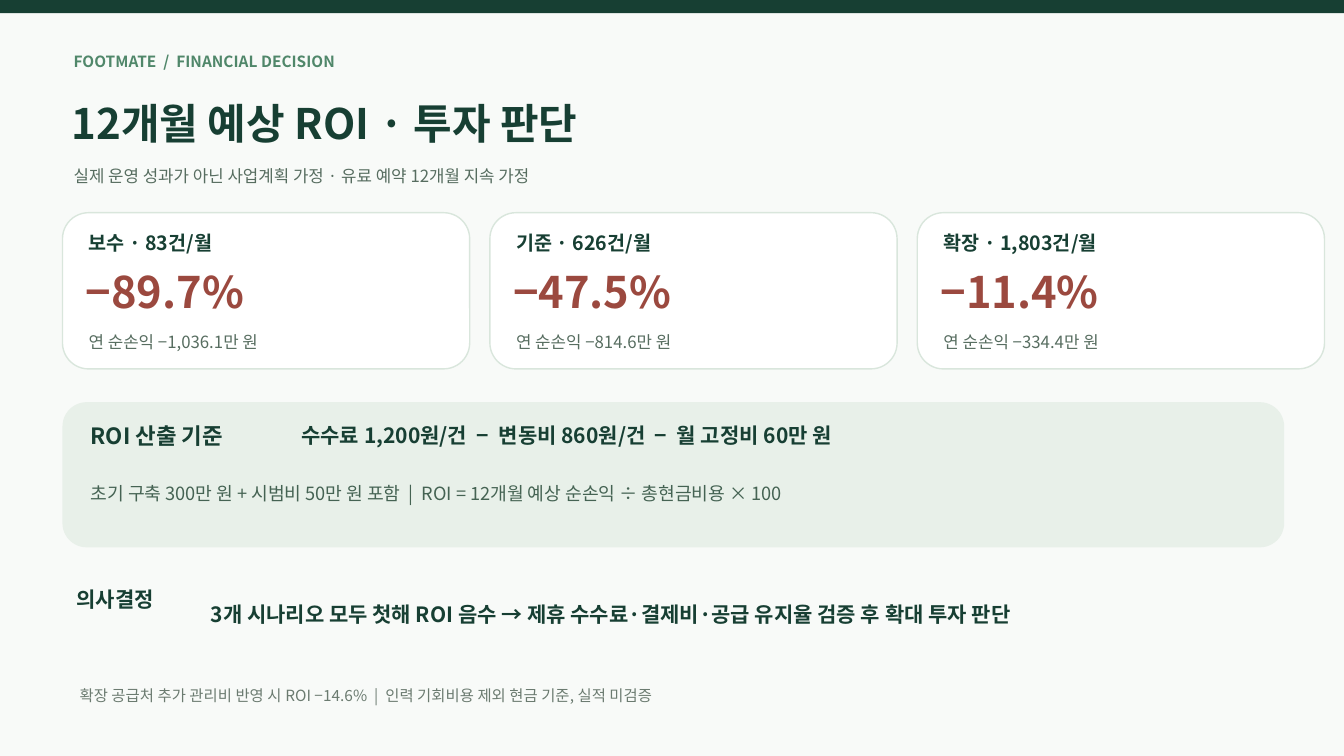
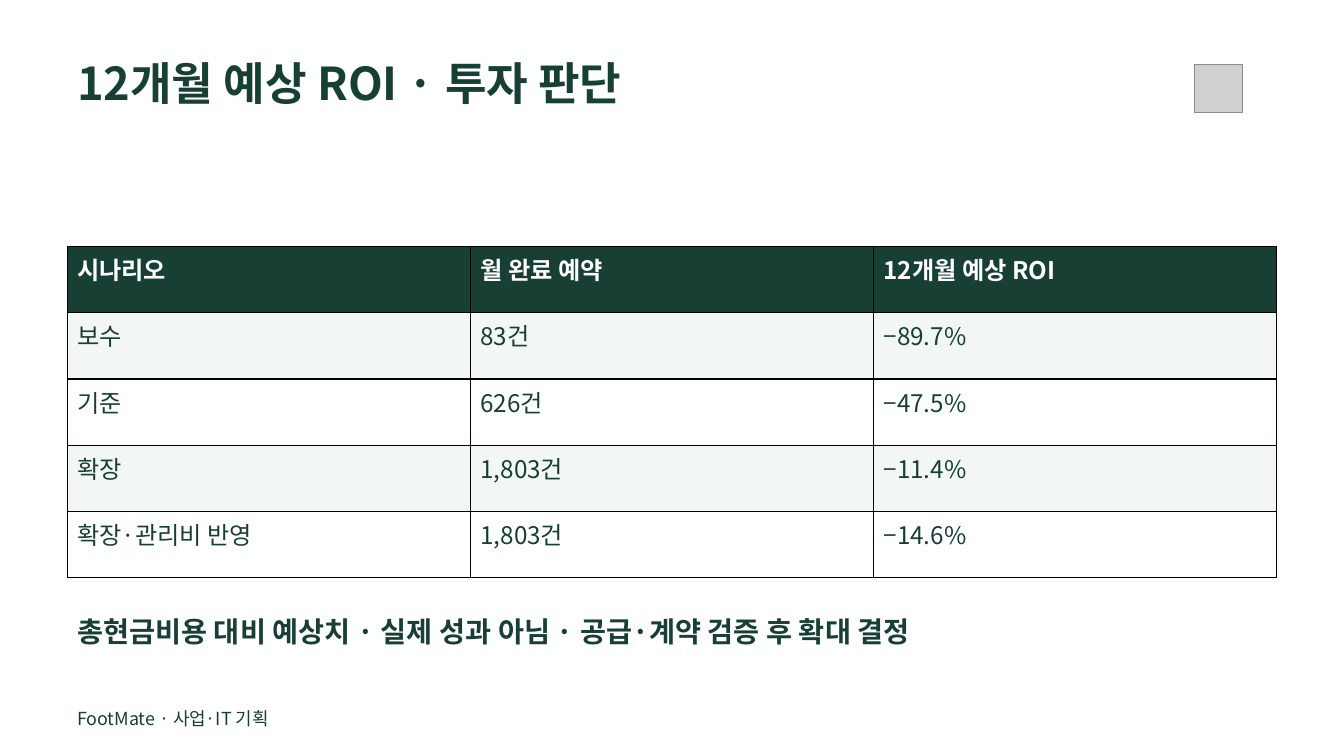
Before and after one commit to dohyunkimmm/footmate, a slide deck: slide 10 of src/case-study/downloads/footmate_report.pptx. Drawn at 1344x756 pixels with LibreOffice and Linux fonts; fonts in the diff are those of the drawing; grey boxes stand for pictures. Boxes give left, top, right and bottom in pixels: in the first picture for what was removed or moved away, otherwise in the second. Text is boxed around its words. In the diff, an @@ line names an element or a change of style, - is before the commit and + after.

Commit message:
Unify FootMate presentation typography with Pretendard and Tossface
* Inspect source PPT design before matching ROI slide

* Inspect original PPT table row and cell styling

* Prepare branded deck styling and synchronized browser previews

* Match PPT typography and ROI layout to originals with Tossface icon and all previews

* Render Tossface using embedded bitmap font strike sizes

* Use Pretendard across slides and Tossface emoji on ROI slide

* Remove one-time presentation styling utility and workflow

* Remove one-time presentation styling utility and workflow

---------

```diff
--- a/src/case-study/downloads/footmate_report.pptx
+++ b/src/case-study/downloads/footmate_report.pptx
@@ rectangle removed at bbox=[0, 0, 1344, 756] @@
@@ rectangle removed at bbox=[0, 0, 1344, 13] @@
@@ text "12개월 예상 ROI · 투자 ...": place and size @@
-text "12개월 예상 ROI · 투자 ..." at bbox=[72, 103, 577, 143]
+text "12개월 예상 ROI · 투자 ..." at bbox=[77, 62, 621, 104]
@@ text "12개월 예상 ROI · 투자 ..." at bbox=[77, 62, 621, 104]: size 30 to 32.2 pt; vertical alignment middle to top @@
@@ text removed at bbox=[74, 55, 335, 67] @@
-FOOTMATE / FINANCIAL DECISION
@@ picture added at bbox=[1195, 65, 1243, 113] @@
@@ text removed at bbox=[74, 168, 529, 184] @@
-실제 운영 성과가 아닌 사업계획 가정 · 유료 예약 12개월 지속 가정
@@ rounded rectangle removed at bbox=[63, 213, 470, 369] @@
@@ text removed at bbox=[89, 233, 212, 254] @@
-보수 · 83건/월
@@ rounded rectangle removed at bbox=[490, 213, 897, 369] @@
@@ text removed at bbox=[516, 233, 652, 254] @@
-기준 · 626건/월
@@ rounded rectangle removed at bbox=[918, 213, 1325, 369] @@
@@ text removed at bbox=[943, 233, 1097, 254] @@
-확장 · 1,803건/월
@@ table added at bbox=[68, 247, 1277, 578], 5 rows, 3 columns @@
+시나리오 | 월 완료 예약 | 12개월 예상 ROI
+보수 | 83건 | −89.7%
+기준 | 626건 | −47.5%
+확장 | 1,803건 | −11.4%
+확장·관리비 반영 | 1,803건 | −14.6%
@@ text removed at bbox=[86, 275, 244, 309] @@
-−89.7%
@@ text removed at bbox=[513, 275, 671, 309] @@
-−47.5%
@@ text removed at bbox=[940, 275, 1098, 309] @@
-−11.4%
@@ text removed at bbox=[89, 334, 257, 351] @@
-연 순손익 −1,036.1만 원
@@ text removed at bbox=[516, 334, 671, 350] @@
-연 순손익 −814.6만 원
@@ text removed at bbox=[943, 334, 1098, 350] @@
-연 순손익 −334.4만 원
@@ rounded rectangle removed at bbox=[63, 402, 1285, 547] @@
@@ text removed at bbox=[91, 425, 223, 446] @@
-ROI 산출 기준
@@ text removed at bbox=[301, 425, 832, 447] @@
-수수료 1,200원/건 − 변동비 860원/건 − 월 고정비 60만 원
@@ text removed at bbox=[91, 485, 781, 502] @@
-초기 구축 300만 원 + 시범비 50만 원 포함 | ROI = 12개월 예상 순손익 ÷ 총현금비용 × 100
@@ text removed at bbox=[77, 589, 154, 609] @@
-의사결정
@@ text added at bbox=[77, 618, 910, 645], 20.2 pt, text #173F33, bold @@
+총현금비용 대비 예상치 · 실제 성과 아님 · 공급·계약 검증 후 확대 결정
@@ text removed at bbox=[211, 604, 1011, 624] @@
-3개 시나리오 모두 첫해 ROI 음수 → 제휴 수수료·결제비·공급 유지율 검증 후 확대 투자 판단
@@ text removed at bbox=[80, 688, 652, 704] @@
-확장 공급처 추가 관리비 반영 시 ROI −14.6% | 인력 기회비용 제외 현금 기준, 실적 미검증
@@ text added at bbox=[77, 710, 269, 727], 12.8 pt, text #173F33 @@
+FootMate · 사업·IT 기획
```
Also in this commit, not shown: 9 other slides changed, 1 other file.
